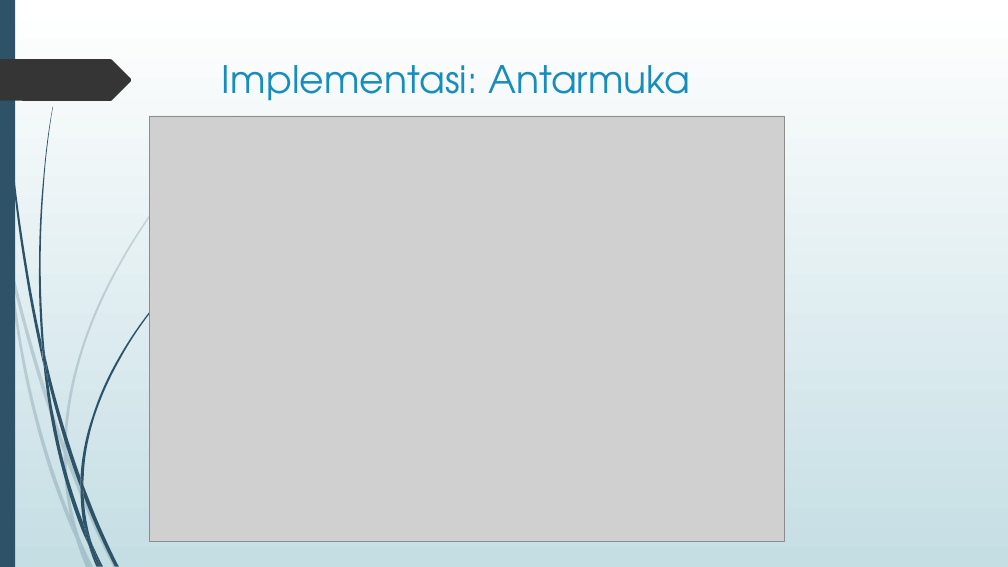
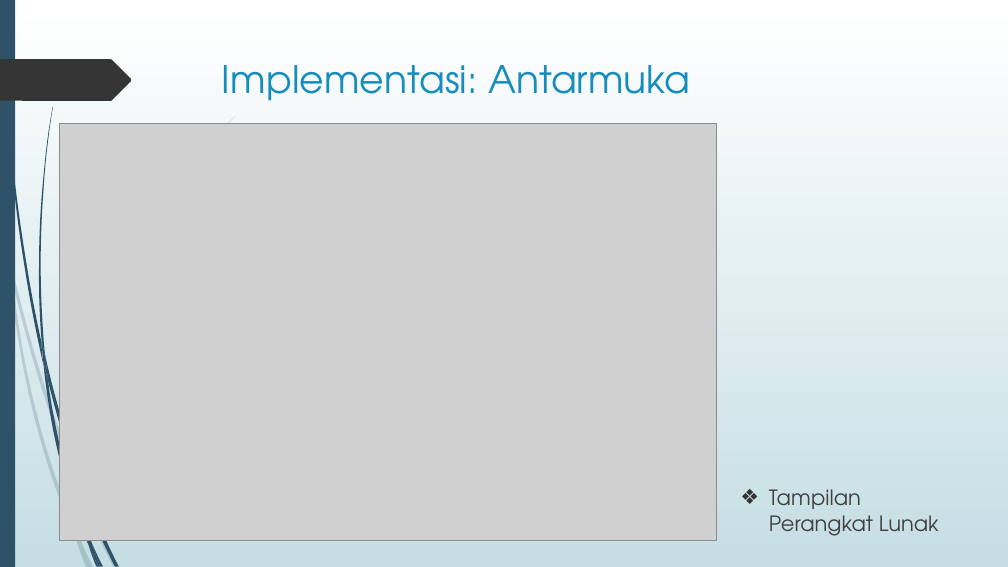
Before and after one commit to yahya1311/TAkisgan, a slide deck: slide 11 of Laporan/Presentasi Sidang.pptx. Drawn at 1008x567 pixels with LibreOffice and Linux fonts; fonts in the diff are those of the drawing; grey boxes stand for pictures. Boxes give left, top, right and bottom in pixels: in the first picture for what was removed or moved away, otherwise in the second. Text is boxed around its words. In the diff, an @@ line names an element or a change of style, - is before the commit and + after.

```diff
--- a/Laporan/Presentasi Sidang.pptx
+++ b/Laporan/Presentasi Sidang.pptx
@@ picture: place and size @@
-picture at <box>150,116,785,541</box>
+picture at <box>59,123,716,540</box>
@@ freeform shape removed at <box>80,260,197,485</box> @@
@@ freeform shape removed at <box>64,443,67,461</box> @@
@@ freeform shape removed at <box>64,453,79,538</box> @@
@@ freeform shape removed at <box>80,477,83,496</box> @@
@@ text added at <box>769,489,939,536</box>, 20 pt, text #404040 @@
+❖ Tampilan Perangkat Lunak
```
Also in this commit, not shown: 7 other slides changed, 10 slides added, 1 slide removed, 9 other files.
